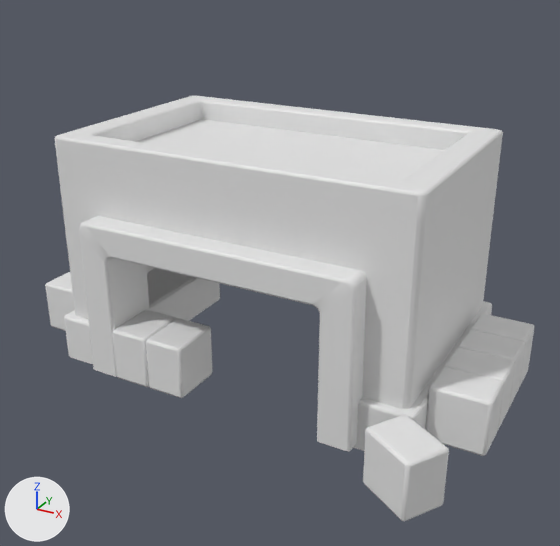
The FBX model Assets/000.Eeeeden/00-Fbxs/02-Factory/Storage.fbx, before and after one commit.
Camera for both pictures: a camera (50 mm lens) standing at (6.61, -11.87, 7.59) and looking at (0.47, -0.7, 2.0). The lights are fixed; the arrows at lower left show +X, +Y and +Z. Materials are left out; every surface is plain grey. Where no turn or scale is listed for an object, it has been applied to the vertices. Vertices at the same position are counted once.

Names of what the first picture shows: 'Storage'.
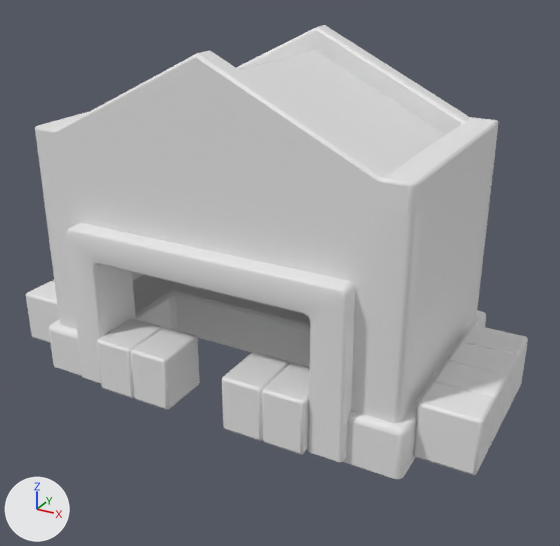
Commit message: 창고 오브젝트 수정...

Changed parts and their boxes (x1, y1, x2, y2) in the pictures (560 x 546 px; the box of a moved part takes in the faces that stretch with it):
'Storage', reshaped (7% taller): before (45, 96, 534, 521); after (26, 25, 528, 479)
part 1 of me_storage, moved or reshaped: before (123, 312, 166, 350); after (36, 285, 56, 294)
part 2 of me_storage, moved or reshaped: before (157, 321, 199, 361); after (107, 321, 151, 361)
part 3 of me_storage, moved or reshaped: before (381, 419, 435, 476); after (142, 330, 184, 372)
part 4 of me_storage, moved or reshaped: before (444, 314, 534, 431); after (26, 280, 59, 343)
part 5 of me_storage, moved or reshaped: before (475, 318, 532, 348); after (424, 389, 491, 427)
part 6 of me_storage, added: after (276, 366, 310, 414)
part 7 of me_storage, added: after (235, 355, 275, 401)
part 8 of me_storage, added: after (414, 343, 518, 475)
part 9 of me_storage, moved or reshaped: before (45, 272, 75, 331); after (461, 325, 528, 402)
part 10 of me_storage, moved or reshaped: before (112, 310, 213, 398); after (222, 352, 309, 454)
part 11 of me_storage, rebuilt (27% taller): before (54, 96, 503, 409); after (35, 25, 498, 423)
part 12 of me_storage, rebuilt (11% taller): before (64, 268, 492, 451); after (49, 275, 486, 479)
part 13 of me_storage, rebuilt: before (79, 216, 367, 451); after (67, 223, 355, 462)
part 14 of me_storage, added: after (97, 319, 200, 410)
part 15 of me_storage, deleted: before (363, 415, 449, 521)
part 16 of me_storage, deleted: before (426, 367, 503, 456)
part 17 of me_storage, moved or reshaped: before (435, 335, 522, 410); after (438, 330, 525, 405)
part 18 of me_storage, moved or reshaped (not visible afterwards): before (55, 275, 71, 283)

The change in detail:
me_storage is used by ob_storage; location (0.0, 0.0, 0.0).
me_storage had 1044 vertices, 887 faces and spanned x -4.6..4.6, y -3.52..2.53, z -0.11..4.3.
me_storage now has 1162 vertices, 1000 faces and spans x -4.6..4.6, y -2.86..2.11, z -0.11..5.99.
me_storage part 1: the loose piece of 16 vertices spanning x -1.79..-1.58, y -2.44..-1.42, z 0.72..1.01 is turned 90 degrees about the z axis through its middle, then moved by (-2.41, 0.26, 0.0).
me_storage part 2: the loose piece of 16 vertices spanning x -1.04..-0.83, y -2.44..-1.42, z 0.72..1.01 is moved by (-0.75, -0.42, 0.0).
me_storage part 3: the loose piece of 16 vertices spanning x 3.27..4.25, y -3.31..-2.6, z 0.72..1.01 is turned 121.8 degrees about the z axis through its middle, then moved by (-4.69, 0.6, 0.0).
me_storage part 4: the loose piece of 162 vertices spanning x 3.59..4.6, y -0.75..1.51, z 0.0..1.01 is turned -180 degrees about the z axis through its middle, then moved by (-8.19, -1.29, 0.0).
me_storage part 5: the loose piece of 16 vertices spanning x 3.59..4.6, y 1.02..1.23, z 0.72..1.01 is mirrored in y about its middle, then moved by (0.0, -2.8, 0.0).
me_storage part 6: the loose piece of 16 vertices spanning x -1.04..-0.83, y -2.44..-1.42, z 0.72..1.01 is copied, and the copy is moved by (2.61, -0.42, 0.0); it spans x 1.58..1.79, y -2.86..-1.85, z 0.72..1.01.
me_storage part 7: the loose piece of 16 vertices spanning x -1.04..-0.83, y -2.44..-1.42, z 0.72..1.01 is copied, and the copy is moved by (1.86, -0.42, 0.0); it spans x 0.83..1.04, y -2.86..-1.85, z 0.72..1.01.
me_storage part 8: the loose piece of 162 vertices spanning x 3.59..4.6, y -0.75..1.51, z 0.0..1.01 is copied, and the copy is mirrored in y about its middle, then moved by (0.0, -1.29, 0.0); it spans x 3.59..4.6, y -2.05..0.21, z 0.0..1.01.
me_storage part 9: the loose piece of 56 vertices spanning x -4.6..-3.59, y -1.51..-0.75, z 0.0..1.01 is moved by (8.19, 1.72, 0.0).
me_storage part 10: the loose piece of 110 vertices spanning x -2.06..-0.55, y -2.44..-1.42, z 0.0..1.01 is moved by (2.61, -0.42, 0.0).
me_storage part 11: the loose piece of 112 vertices spanning x -3.44..3.44, y -1.96..2.38, z 0.0..4.3 is rebuilt with 154 vertices and now spans x -3.44..3.44, y -2.38..1.96, z 0.0..5.99.
me_storage part 12: the loose piece of 88 vertices spanning x -3.59..3.59, y -2.11..2.53, z -0.11..0.78 is rebuilt with 88 vertices and now spans x -3.59..3.59, y -2.53..2.11, z -0.11..0.78.
me_storage part 13: the loose piece of 64 vertices spanning x -2.66..2.66, y -2.39..-1.32, z 0.0..2.97 is rebuilt with 72 vertices and now spans x -2.66..2.66, y -2.71..-1.74, z 0.0..2.97.
me_storage part 14: a new loose piece of 110 vertices spanning x -2.06..-0.55, y -2.86..-1.85, z 0.0..1.01.
me_storage part 15: the loose piece of 56 vertices spanning x 3.15..4.37, y -3.52..-2.39, z 0.0..1.01 is deleted.
me_storage part 16: the loose piece of 56 vertices spanning x 3.59..4.6, y -1.51..-0.75, z 0.0..1.01 is deleted.
me_storage part 17: 24 vertices removed from x 3.59..4.6, y -1.23..0.27, z 0.72..1.01; 24 vertices added at x 3.59..4.6, y -0.81..0.69, z 0.72..1.01.
me_storage part 18: 24 vertices removed from x -4.6..-3.59, y -1.23..0.27, z 0.72..1.01; 24 vertices added at x -4.6..-3.59, y -0.81..0.69, z 0.72..1.01.
